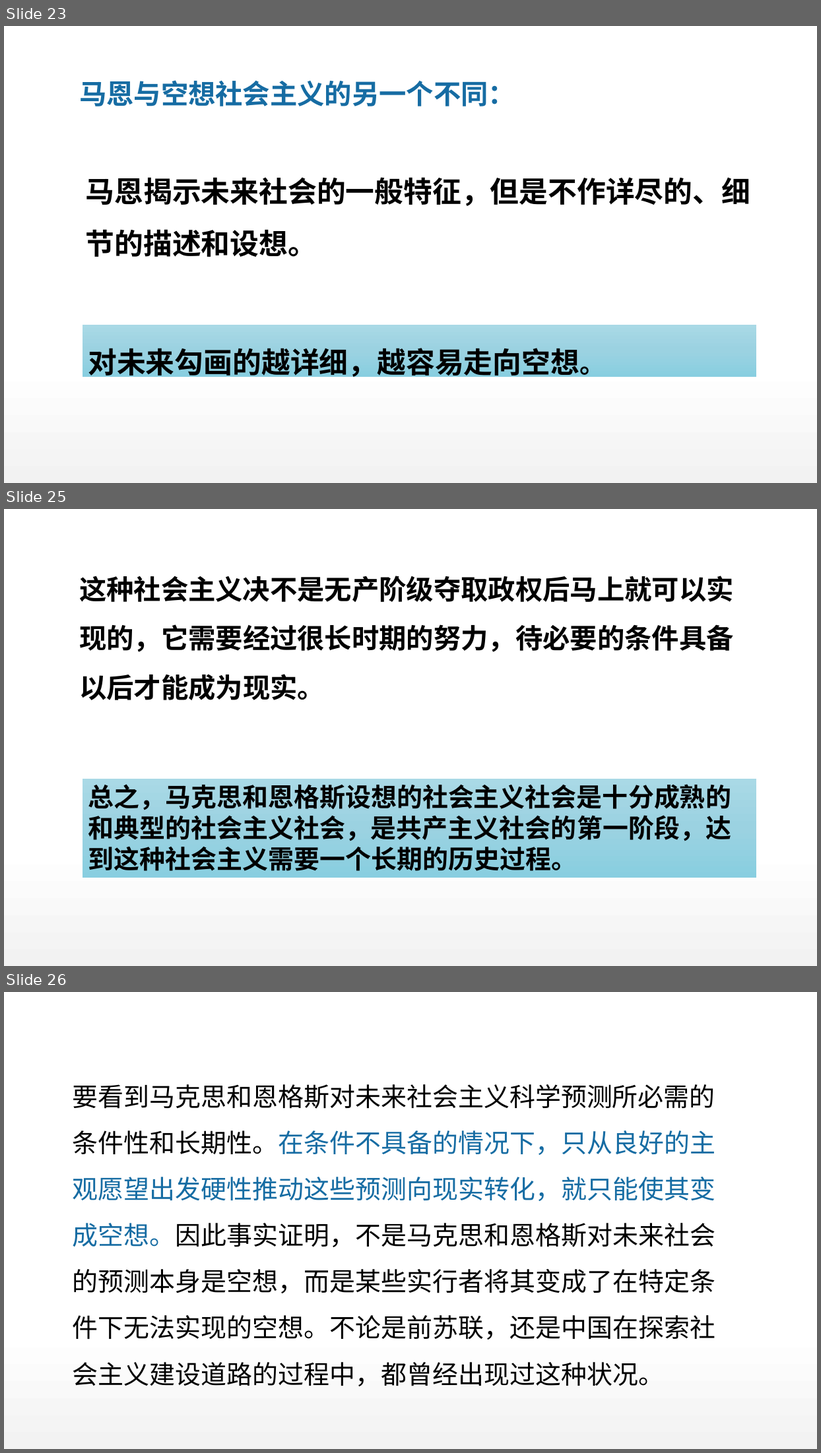
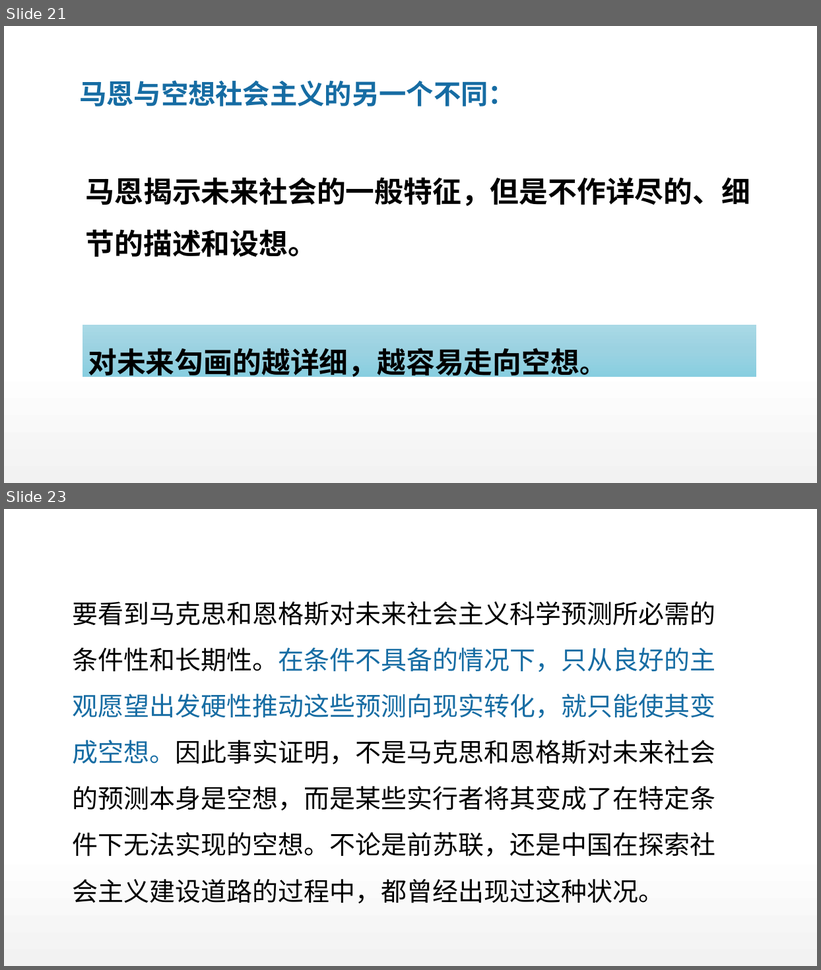
Before and after one commit to DO-MINATOR/buaa, a slide deck: 中特/复习ppt/刘娜娜-绪论.pptx. Shown one above the other, each under a label of ours: slides 23, 25 and 26 before the commit, slides 21 and 23 after it; the slides between them are not shown. The pictures are 821x1453 and 821x970 pixels, drawn with LibreOffice and Linux fonts; fonts in the diff are those of the drawing. Boxes give left, top, right and bottom in pixels: in the first picture for what was removed or moved away, otherwise in the second. Text is boxed around its words. In the diff, an @@ line names an element or a change of style, - is before the commit and + after.

```diff
--- a/中特/复习ppt/刘娜娜-绪论.pptx
+++ b/中特/复习ppt/刘娜娜-绪论.pptx
@@ slide 25 removed at (x1=4, y1=509, x2=817, y2=966), background #FFFFFF; not listed: 1 template element that a slide beside it also shows @@
@@ text removed at (x1=79, y1=576, x2=734, y2=700) @@
-这种社会主义决不是无产阶级夺取政权后马上就可以实现的，它需要经过很长时期的努力，待必要的条件具备以后才能成为现实。
@@ rectangle removed at (x1=83, y1=778, x2=756, y2=878) @@
-总之，马克思和恩格斯设想的社会主义社会是十分成熟的和典型的社会主义社会，是共产主义社会的第一阶段，达到这种社会主义需要一个长期的历史过程。
@@ what was slide 23 is now slide 21 @@
@@ what was slide 26 is now slide 23 @@
```
Also in this commit, not shown: 9 slides changed, 2 other slides removed, 5 other files.
